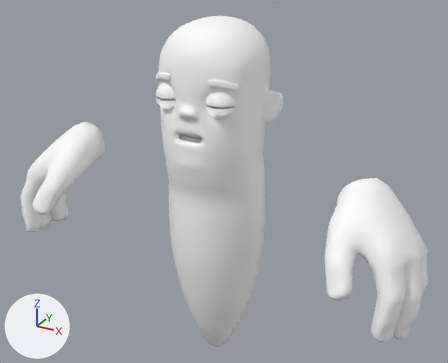
An edit to the FBX model models/citizenworm.fbx, drawn before and after from the same camera.
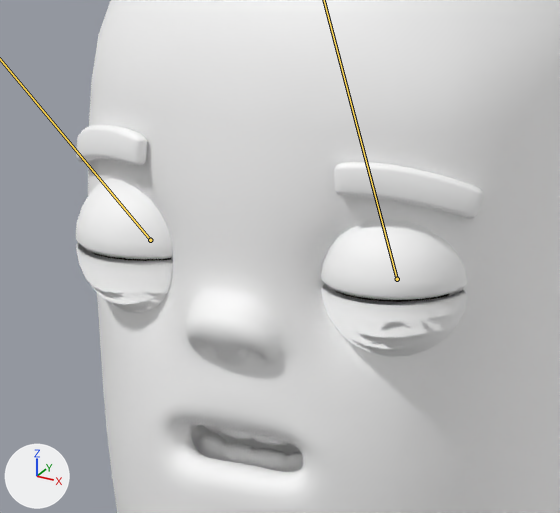
Each version is shown whole from a 50 mm lens placed at (0.884, -1.597, 1.101), pointed at (0.03, -0.045, 0.325), then close up on the part from 31% to 57% of the width and 13% to 42% of the height. The lights are fixed; the arrows at lower left show +X, +Y and +Z. Both versions are drawn at frame 2 of the action 'Take 001'; the numbers are the values there. The bones that change are drawn over the model as lines in the close-ups.

Names of what the first close-up shows: 'CitizenWorm'.
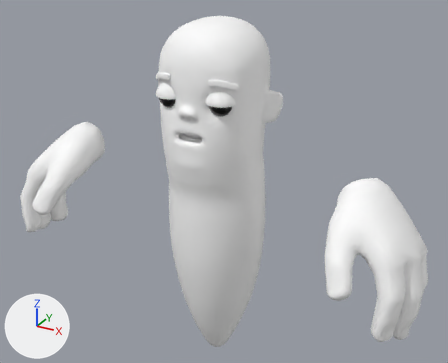
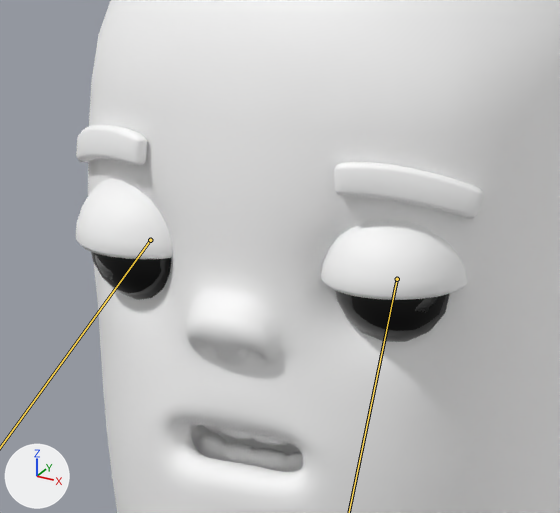
Changed parts and their boxes (x1, y1, x2, y2) in the close-ups (560 x 513 px):
'CitizenWorm', posed: (76, 0, 560, 513) in both

What the commit changed:
Bone 'face_lid_lower_R' (bone_face_lid_lower_r) turns from (0, 0, 90) to (0, 0, 0) degrees about its own x, y and z.
Bone 'face_lid_lower_L' (bone_face_lid_lower_l) turns from (0, 0, 90) to (0, 0, 0) degrees about its own x, y and z.
